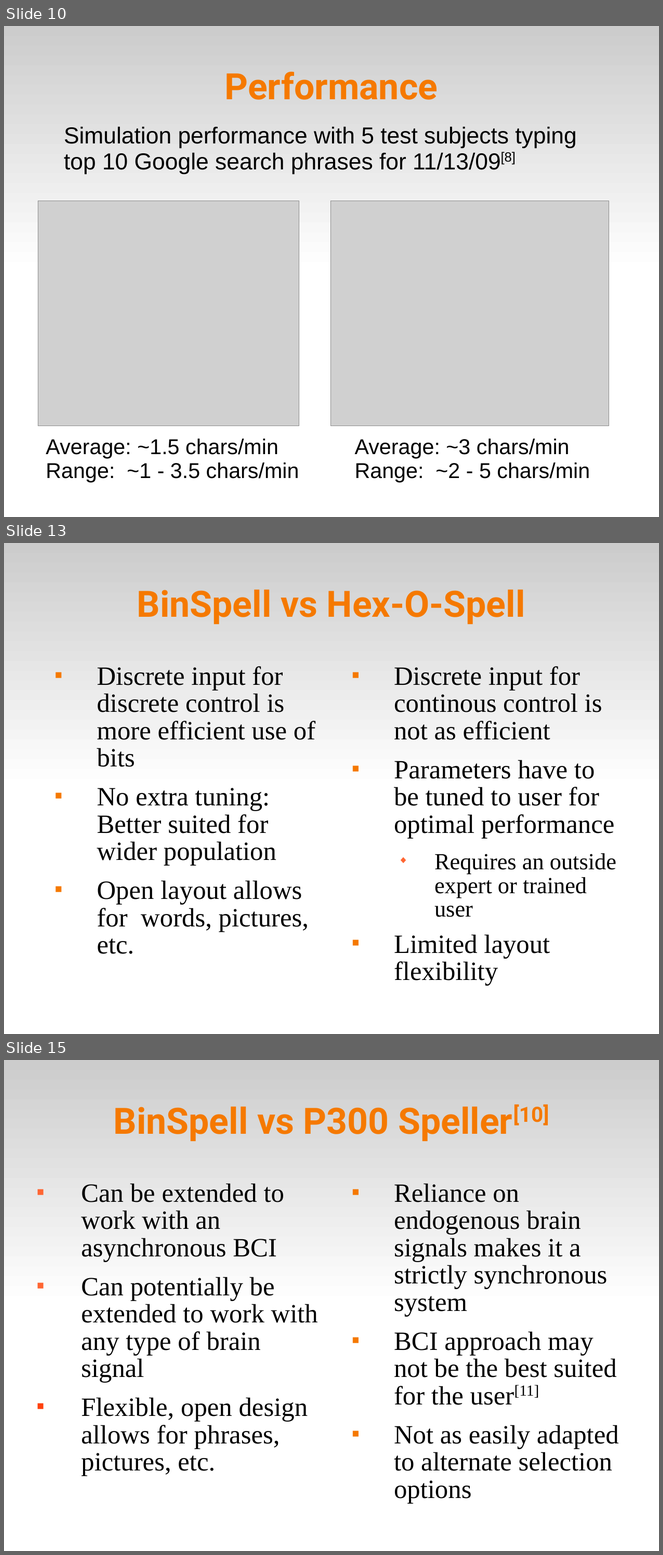
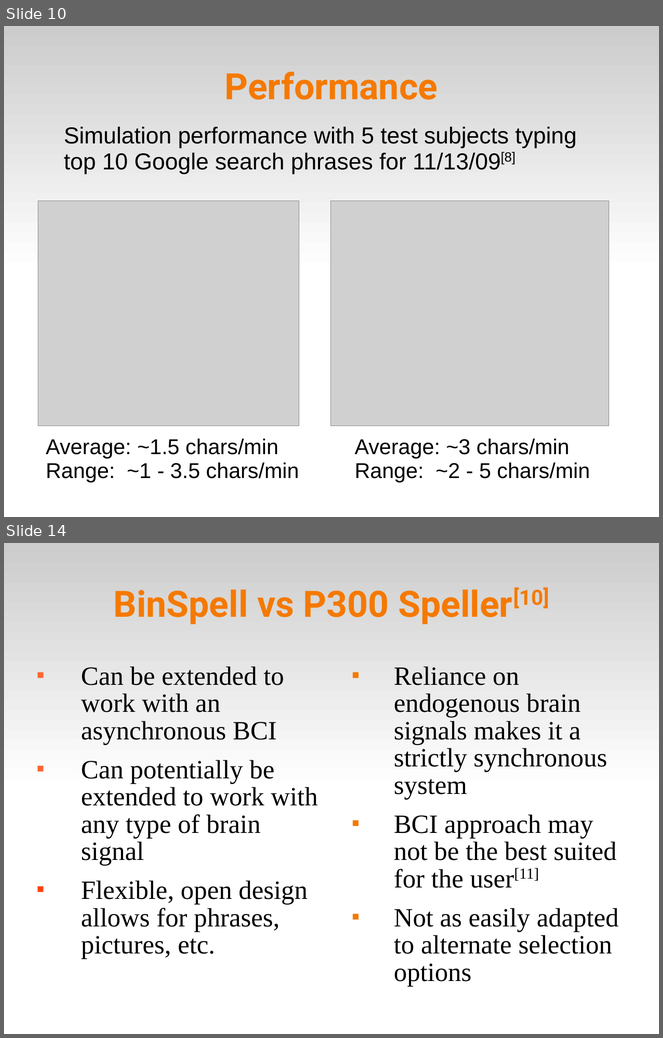
Before and after one commit to abdullah38rcc/BCI-Virtual-Keyboard, a slide deck: master's/docs/virtKey.ppt. Shown one above the other, each under a label of ours: slides 10, 13 and 15 before the commit, slides 10 and 14 after it; the slides between them are not shown. The pictures are 663x1555 and 663x1038 pixels, drawn with LibreOffice and Linux fonts; fonts in the diff are those of the drawing; grey boxes stand for pictures. Boxes give left, top, right and bottom in pixels: in the first picture for what was removed or moved away, otherwise in the second. Text is boxed around its words. In the diff, an @@ line names an element or a change of style, - is before the commit and + after.

```diff
--- a/master's/docs/virtKey.ppt
+++ b/master's/docs/virtKey.ppt
@@ slide 13 removed at [4,543,659,1034], background #FFFFFF; not listed: 1 template element that a slide beside it also shows @@
@@ title removed at [137,589,526,624] @@
-BinSpell vs Hex-O-Spell
@@ text removed at [97,666,315,954] @@
-■ Discrete input for discrete control is more efficient use of bits
-■ No extra tuning: Better suited for wider population
-■ Open layout allows for words, pictures, etc.
@@ text removed at [394,666,617,986] @@
-■ Discrete input for continous control is not as efficient
-■ Parameters have to be tuned to user for optimal performance
-  ◆ Requires an outside expert or trained user
-■ Limited layout flexibility
@@ what was slide 15 is now slide 14 @@
```
Also in this commit, not shown: 6 slides changed, 1 slide added, 1 other slide removed.
